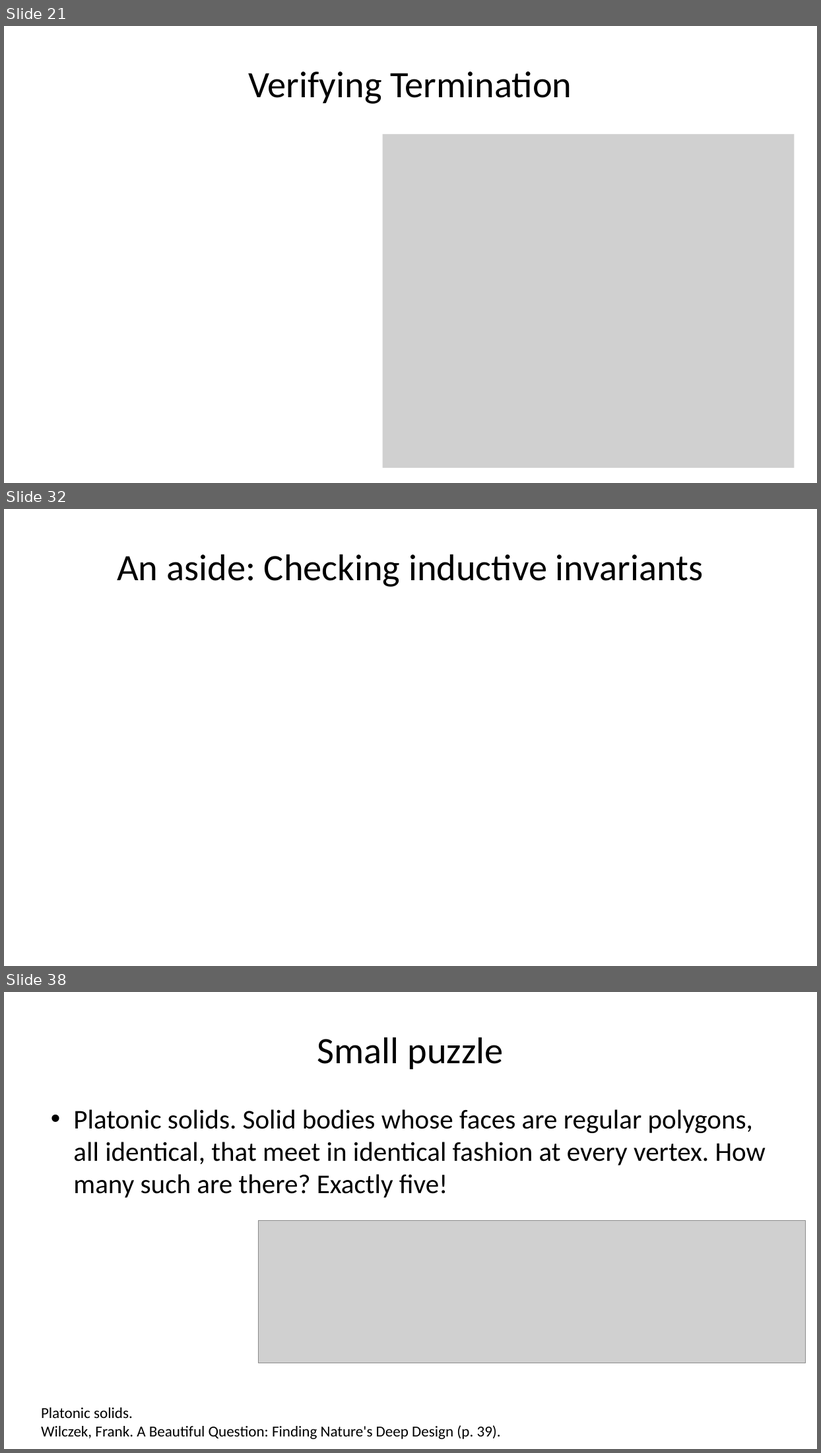
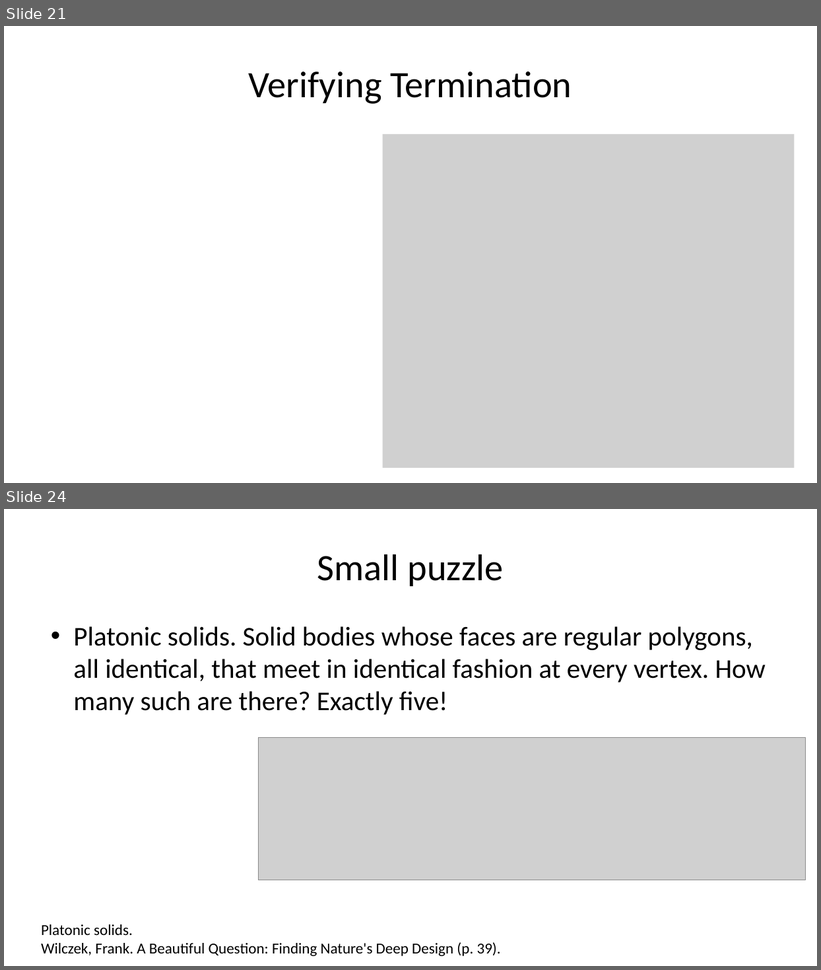
Before and after one commit to sayanmitracode/cpsbooksite, a slide deck: Slides/2025/L11_Stability.pptx. Shown one above the other, each under a label of ours: slides 21, 32 and 38 before the commit, slides 21 and 24 after it; the slides between them are not shown. The pictures are 821x1453 and 821x970 pixels, drawn with LibreOffice and Linux fonts; fonts in the diff are those of the drawing; grey boxes stand for pictures. Boxes give left, top, right and bottom in pixels: in the first picture for what was removed or moved away, otherwise in the second. Text is boxed around its words. In the diff, an @@ line names an element or a change of style, - is before the commit and + after.

```diff
--- a/Slides/2025/L11_Stability.pptx
+++ b/Slides/2025/L11_Stability.pptx
@@ slide 32 removed at box(4, 509, 817, 966), background #FFFFFF @@
@@ title removed at box(117, 554, 703, 587) @@
-An aside: Checking inductive invariants
@@ what was slide 38 is now slide 24 @@
```
Also in this commit, not shown: 2 slides changed, 13 other slides removed, 3 other files.
